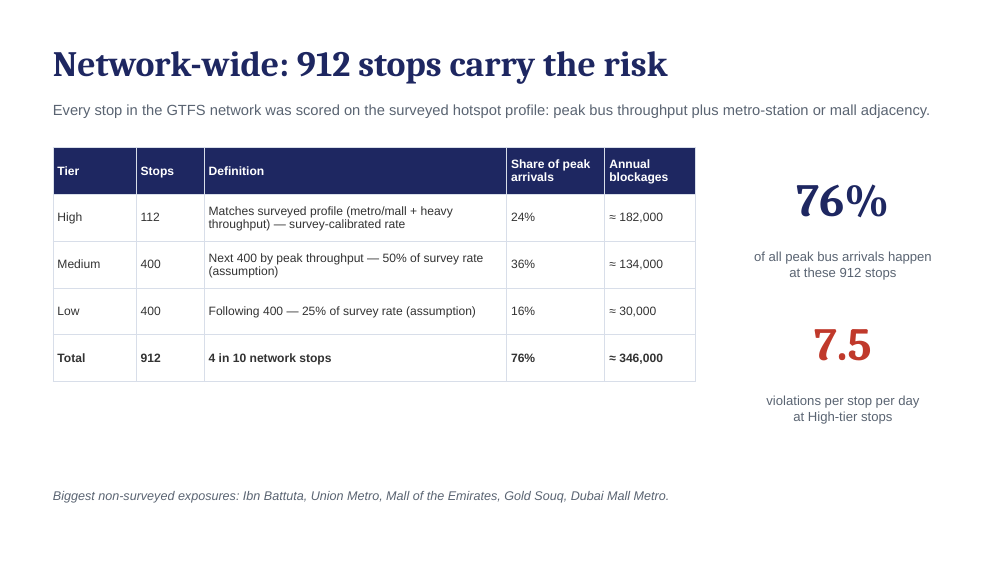
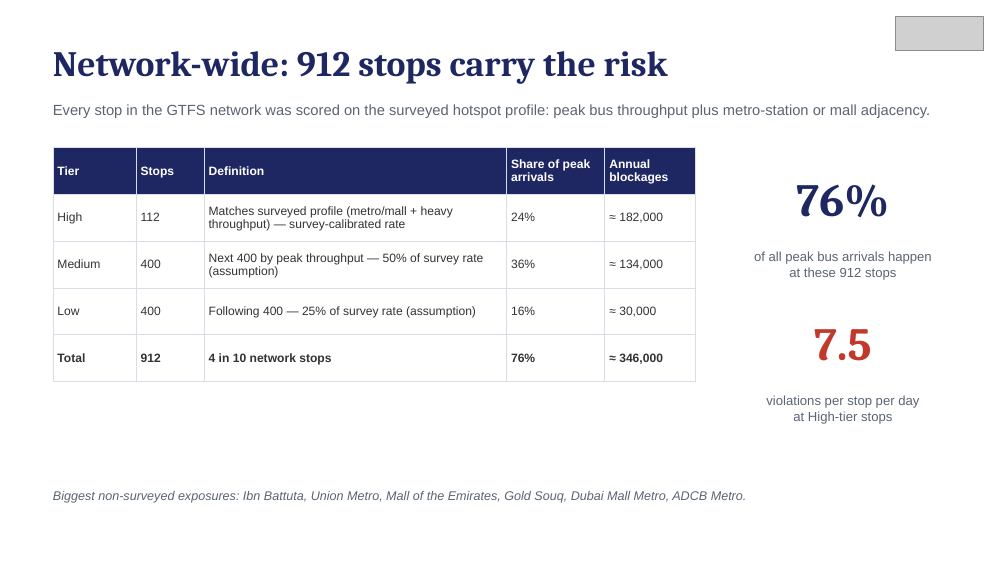
Before and after one commit to reghuae/gtfslatest, a slide deck: slide 6 of presentation/CEO_Bus_Stop_Enforcement.pptx. Drawn at 1008x567 pixels with LibreOffice and Linux fonts; fonts in the diff are those of the drawing; grey boxes stand for pictures. Boxes give left, top, right and bottom in pixels: in the first picture for what was removed or moved away, otherwise in the second. Text is boxed around its words. In the diff, an @@ line names an element or a change of style, - is before the commit and + after.

```diff
--- a/presentation/CEO_Bus_Stop_Enforcement.pptx
+++ b/presentation/CEO_Bus_Stop_Enforcement.pptx
@@ picture added at <box>896,17,984,51</box> @@
@@ text at <box>53,491,747,503</box>: text changed @@
-Biggest non-surveyed exposures: Ibn Battuta, Union Metro, Mall of the Emirates, Gold Souq, Dubai Mall Metro.
+Biggest non-surveyed exposures: Ibn Battuta, Union Metro, Mall of the Emirates, Gold Souq, Dubai Mall Metro, ADCB Metro.
```
Also in this commit, not shown: 11 other slides changed, 4 slides added, 2 slides removed, 6 other files.
